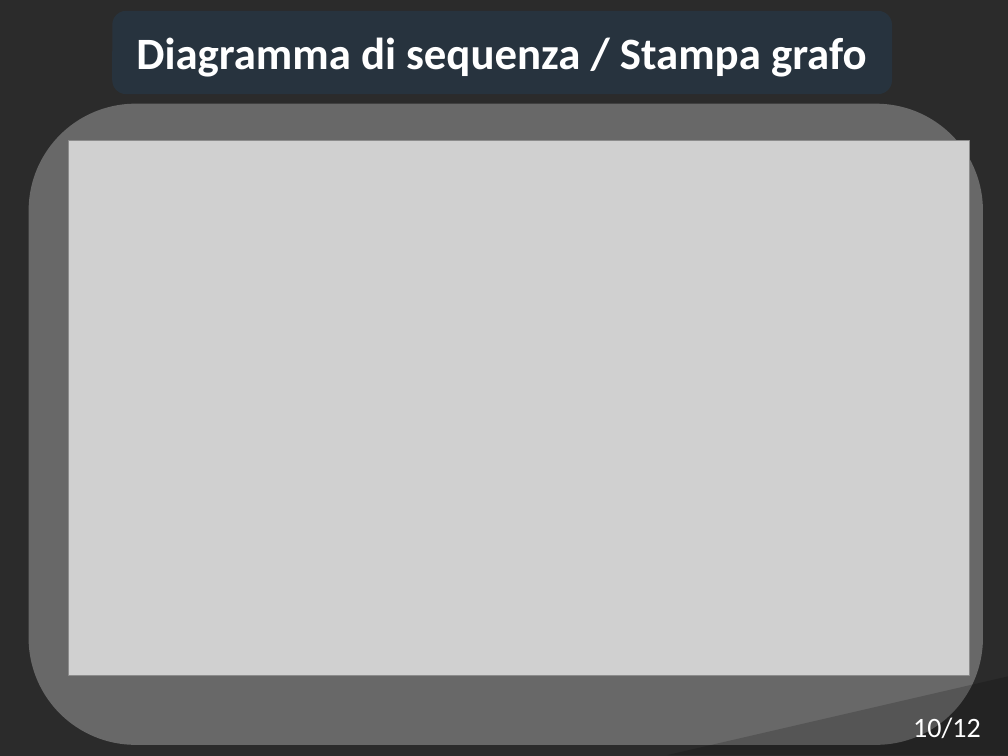
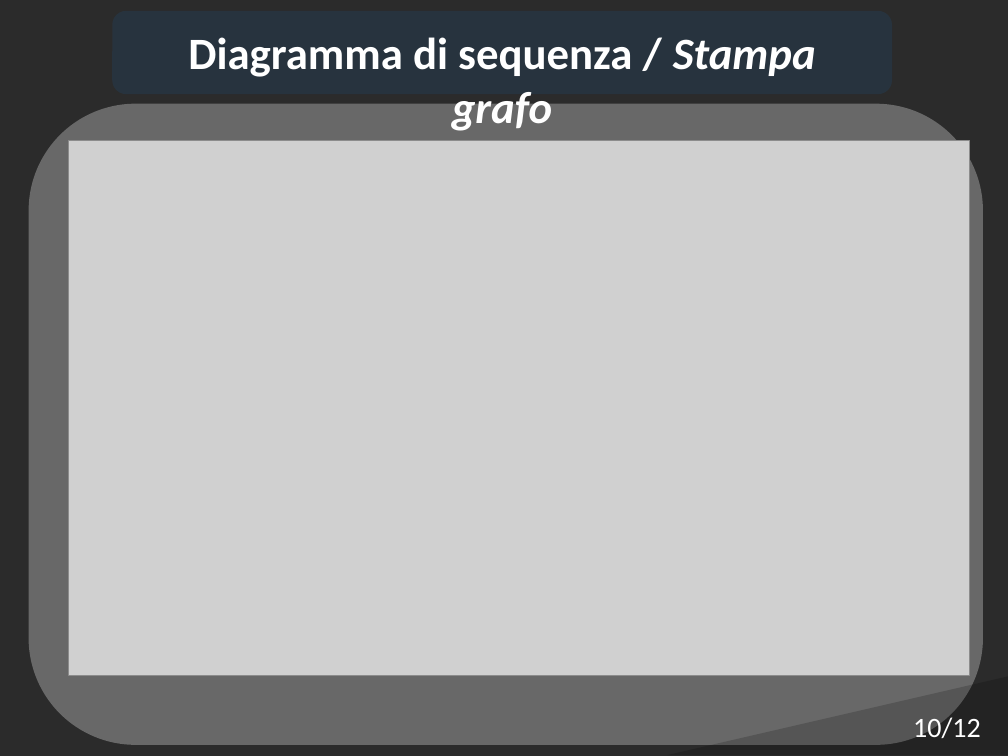
Before and after one commit to Italiaracerx/progettoSWE, a slide deck: slide 10 of Presentazioni/Presentazioni PB/Presentazione PB.pptx. Drawn at 1008x756 pixels with LibreOffice and Linux fonts; fonts in the diff are those of the drawing; grey boxes stand for pictures; background and template pictures are left out; a plain dark background stands for a picture behind light text. Boxes give left, top, right and bottom in pixels: in the first picture for what was removed or moved away, otherwise in the second. Text is boxed around its words. In the diff, an @@ line names an element or a change of style, - is before the commit and + after.

```diff
--- a/Presentazioni/Presentazioni PB/Presentazione PB.pptx
+++ b/Presentazioni/Presentazioni PB/Presentazione PB.pptx
@@ text "Diagramma di sequenza / Stampa ..." at [188,37,816,131]: italic on in "Stampa grafo" @@
```
Also in this commit, not shown: 4 other slides changed.
